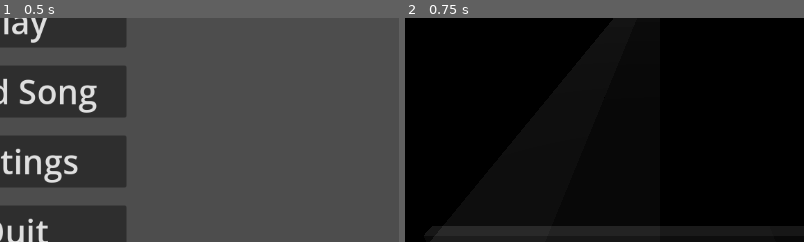
Above: before the commit, frames 1-2 (left to right).
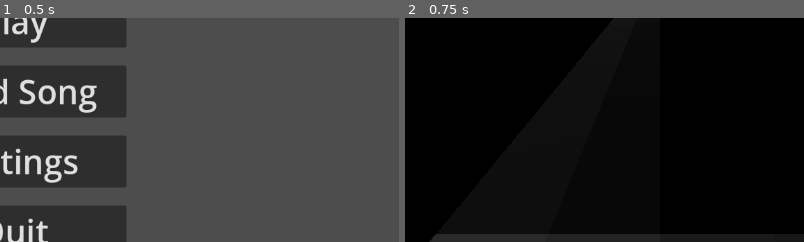
Above: after the commit, the same moments.

Repository: RafaeloxMC/fight-the-beat
Game: Godot game, scene res://scenes/ui/main_menu.tscn
Same seed, same stepped clock (60 frames per second), same inputs: the game is played once before the commit and once after it. The project has no main scene, so this scene is started directly.
Inputs:
- Up to frame 1 (0.5 s): no input
- Up to frame 2 (0.75 s): click "Play" at 0.5 s
The pictures show only the part of the screen within x 18-68%, y 32-82%; the shares and areas given below are measured in that part.

Frame 1 is identical in both runs. In frame 2, 3.0% of the frame differs, in the area x 8-92%, y 92-97%.

Commit message:
Update speed multiplier

Diff:
--- a/scenes/game.tscn
+++ b/scenes/game.tscn
@@ -29,7 +29,7 @@
 albedo_color = Color(1, 1, 1, 0.09803922)
 
 [sub_resource type="BoxShape3D" id="BoxShape3D_yqjtg"]
-size = Vector3(4, 0.1, 0.1)
+size = Vector3(4, 0.5, 0.1)
 
 [sub_resource type="Environment" id="Environment_8cj0n"]
 glow_enabled = true
@@ -72,10 +72,12 @@
 transform = Transform3D(1, 0, 0, 0, 1, 0, 0, 0, 1, 0, 0.2, 20)
 
 [node name="TriggerLine" type="CSGBox3D" parent="TriggerLine" unique_id=1631917218 groups=["TRIGGERLINE"]]
-size = Vector3(4, 0.1, 0.1)
+transform = Transform3D(1, 0, 0, 0, 1, 0, 0, 0, 1, 0, -0.05, 0)
+size = Vector3(4, 0.01, 0.1)
 material = SubResource("StandardMaterial3D_lbhrr")
 
 [node name="CollisionShape3D" type="CollisionShape3D" parent="TriggerLine" unique_id=1076111431]
+transform = Transform3D(1, 0, 0, 0, 1, 0, 0, 0, 1, 0, 0.2, 0)
 shape = SubResource("BoxShape3D_yqjtg")
 
 [node name="Camera3D" type="Camera3D" parent="." unique_id=1020769923]
--- a/scripts/bpm_based_movement.gd
+++ b/scripts/bpm_based_movement.gd
@@ -10,7 +10,7 @@
 var tiles: Array[Node3D] = []
 var speed: float
 
-var speed_multiplier = 2
+var speed_multiplier = 4
 
 func _ready() -> void:
 	spawn_lane(SongManager.currently_playing.tiles_ll, lanes[0])
